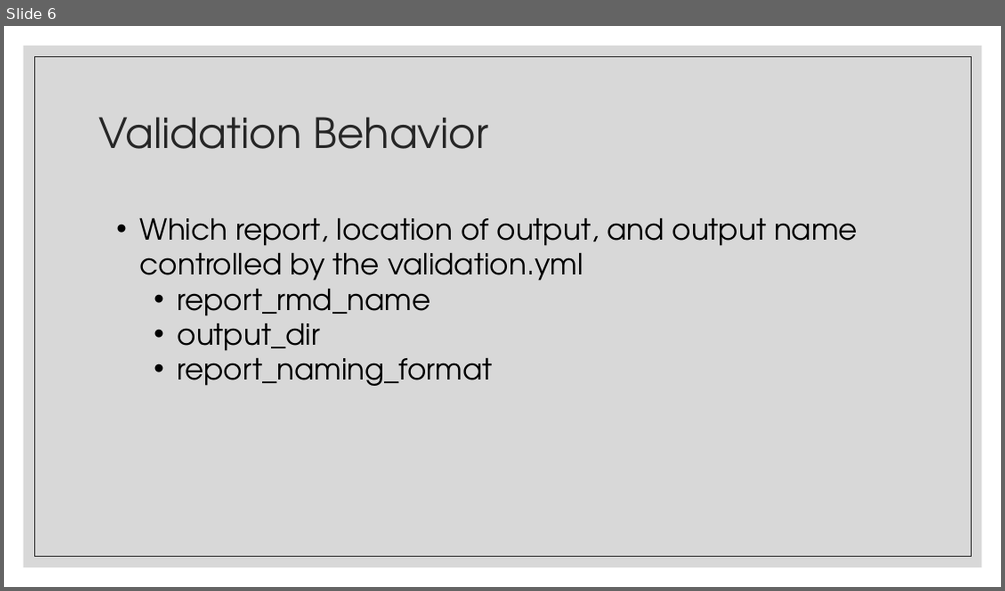
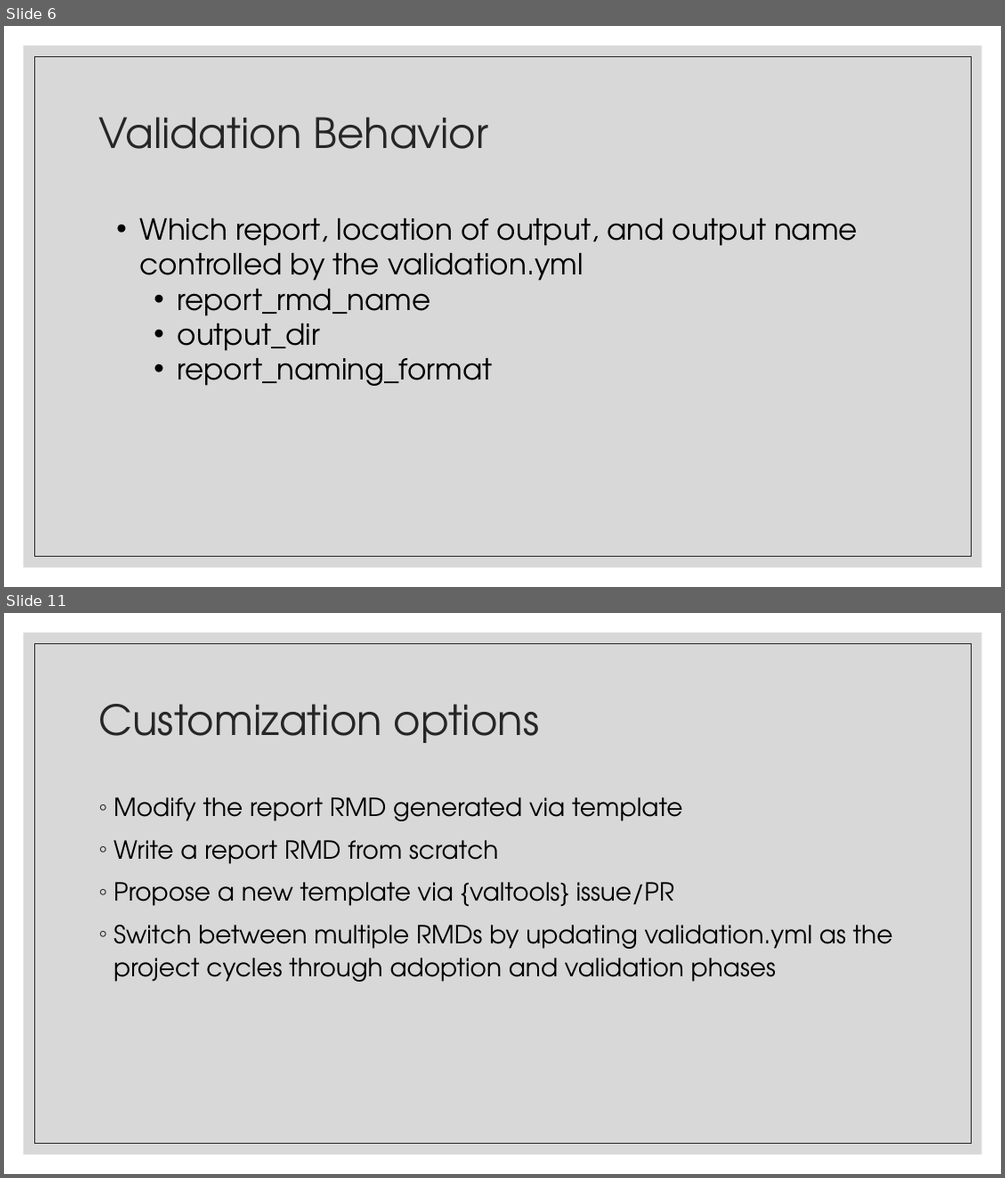
Before and after one commit to FredHutch/R_Package_Validation_Tutorial, a slide deck: Slides/Slides-04-Introduction_to_Valtools/Slides-04-02-The_Validation_Report/Slides-04-02-The_Validation_Report.pptx. Shown one above the other, each under a label of ours: slide 6 before the commit, slides 6 and 11 after it; the slides between them are not shown. The pictures are 1005x591 and 1005x1178 pixels, drawn with LibreOffice and Linux fonts; fonts in the diff are those of the drawing. Boxes give left, top, right and bottom in pixels: in the first picture for what was removed or moved away, otherwise in the second. Text is boxed around its words. In the diff, an @@ line names an element or a change of style, - is before the commit and + after.

```diff
--- a/Slides/Slides-04-Introduction_to_Valtools/Slides-04-02-The_Validation_Report/Slides-04-02-The_Validation_Report.pptx
+++ b/Slides/Slides-04-Introduction_to_Valtools/Slides-04-02-The_Validation_Report/Slides-04-02-The_Validation_Report.pptx
@@ slide 11 added at (4,613,1001,1174), background #FFFFFF; not listed: 2 template elements that a slide beside it also shows @@
@@ title added at (98,704,539,743), 40 pt, text #262626 @@
+Customization options
@@ text added at (113,797,893,981), 24 pt, text #000000 @@
+◦ Modify the report RMD generated via template
+◦ Write a report RMD from scratch
+◦ Propose a new template via {valtools} issue/PR
+◦ Switch between multiple RMDs by updating validation.yml as the project cycles through adoption and validation phases
```
Also in this commit, not shown: 4 other slides added, 1 other file.
